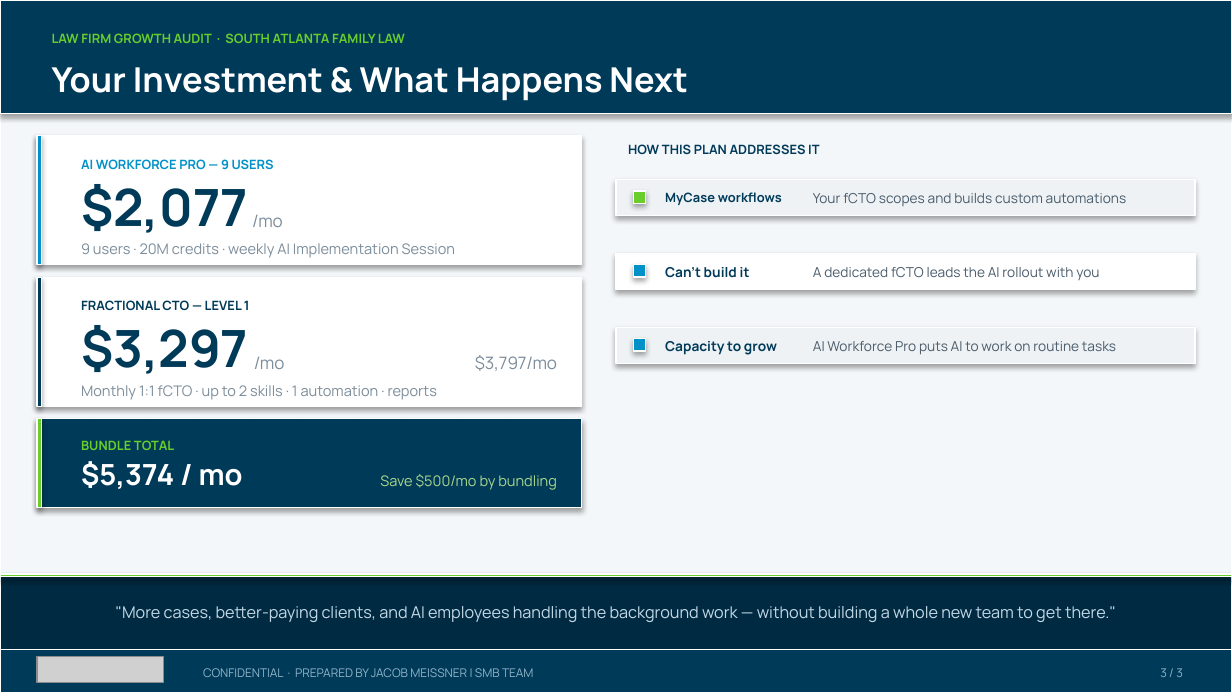
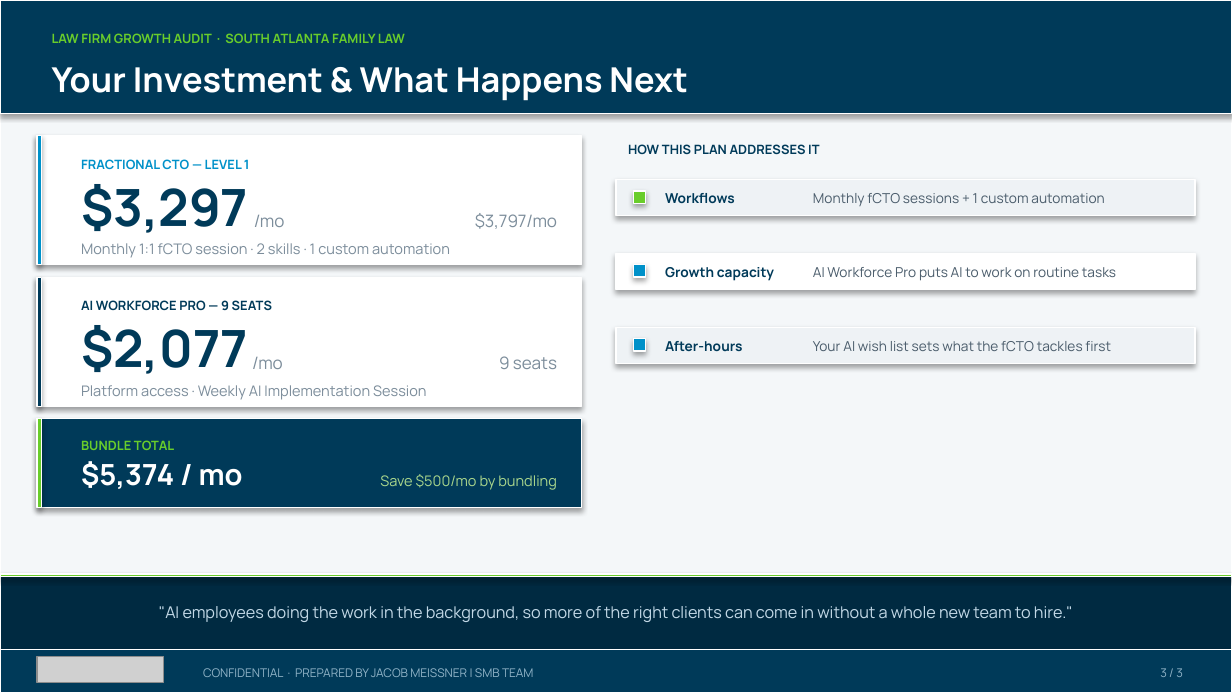
Before and after one commit to SMB-Team-Technology/workwith-smbteam, a slide deck: slide 3 of south-atlanta-family-law/SouthAtlantaFamilyLaw_November52026_Proposal.pptx. Drawn at 1232x693 pixels with LibreOffice and Linux fonts; fonts in the diff are those of the drawing; grey boxes stand for pictures. Boxes give left, top, right and bottom in pixels: in the first picture for what was removed or moved away, otherwise in the second. Text is boxed around its words. In the diff, an @@ line names an element or a change of style, - is before the commit and + after.

```diff
--- a/south-atlanta-family-law/SouthAtlantaFamilyLaw_November52026_Proposal.pptx
+++ b/south-atlanta-family-law/SouthAtlantaFamilyLaw_November52026_Proposal.pptx
@@ text at (x1=81, y1=159, x2=250, y2=169): text changed @@
-AI WORKFORCE PRO — 9 USERS
+FRACTIONAL CTO — LEVEL 1
@@ text at (x1=81, y1=184, x2=248, y2=233): text changed @@
-$2,077
+$3,297
@@ text at (x1=665, y1=193, x2=735, y2=204): text changed; size 7.5 to 8 pt @@
-MyCase workflows
+Workflows
@@ text at (x1=813, y1=193, x2=1104, y2=206): text changed @@
-Your fCTO scopes and builds custom automations
+Monthly fCTO sessions + 1 custom automation
@@ text added at (x1=475, y1=213, x2=557, y2=229), 10 pt, text #7C8D9B @@
+$3,797/mo
@@ text at (x1=81, y1=243, x2=450, y2=257): text changed @@
-9 users · 20M credits · weekly AI Implementation Session
+Monthly 1:1 fCTO session · 2 skills · 1 custom automation
@@ text at (x1=665, y1=267, x2=774, y2=281): text changed @@
-Can't build it
+Growth capacity
@@ text "AI Workforce Pro puts AI ..." moved from (x1=813, y1=341, x2=1116, y2=355) to (x1=813, y1=267, x2=1116, y2=281) @@
@@ text removed at (x1=813, y1=267, x2=1099, y2=280) @@
-A dedicated fCTO leads the AI rollout with you
@@ text at (x1=81, y1=300, x2=272, y2=310): text changed @@
-FRACTIONAL CTO — LEVEL 1
+AI WORKFORCE PRO — 9 SEATS
@@ text at (x1=81, y1=325, x2=248, y2=374): text changed @@
-$3,297
+$2,077
@@ text at (x1=499, y1=356, x2=557, y2=369): text changed @@
-$3,797/mo
+9 seats
@@ text at (x1=665, y1=341, x2=742, y2=352): text changed @@
-Capacity to grow
+After-hours
@@ text added at (x1=813, y1=341, x2=1111, y2=351), 8 pt, text #4A5C6B @@
+Your AI wish list sets what the fCTO tackles first
@@ text at (x1=81, y1=385, x2=426, y2=400): text changed @@
-Monthly 1:1 fCTO · up to 2 skills · 1 automation · reports
+Platform access · Weekly AI Implementation Session
@@ text at (x1=159, y1=606, x2=1073, y2=622): text changed @@
-"More cases, better-paying clients, and AI employees handling the background work — without building a whole new team to get there."
+"AI employees doing the work in the background, so more of the right clients can come in without a whole new team to hire."
```
Also in this commit, not shown: 2 other slides changed, 1 other file.
